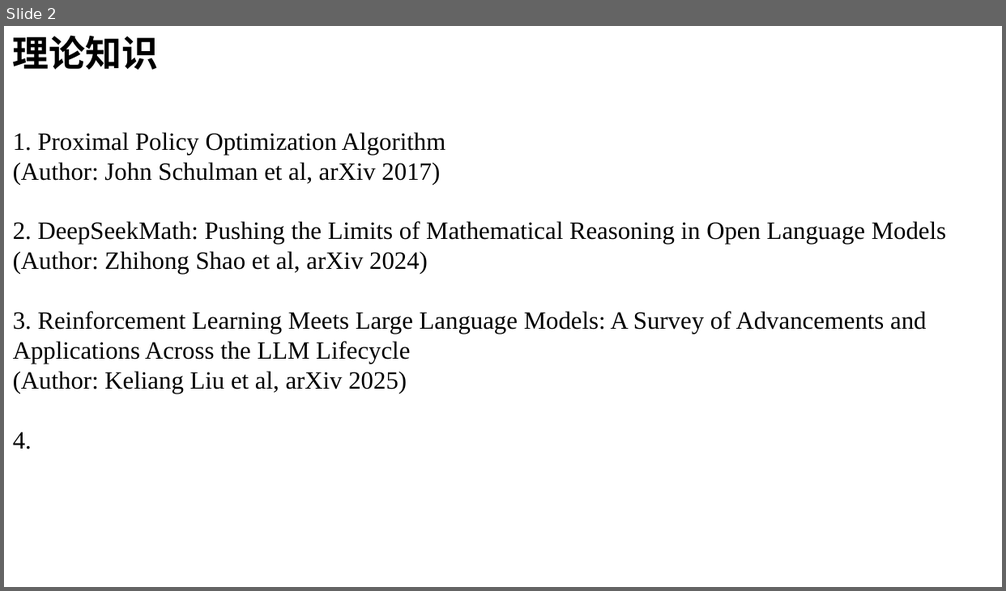
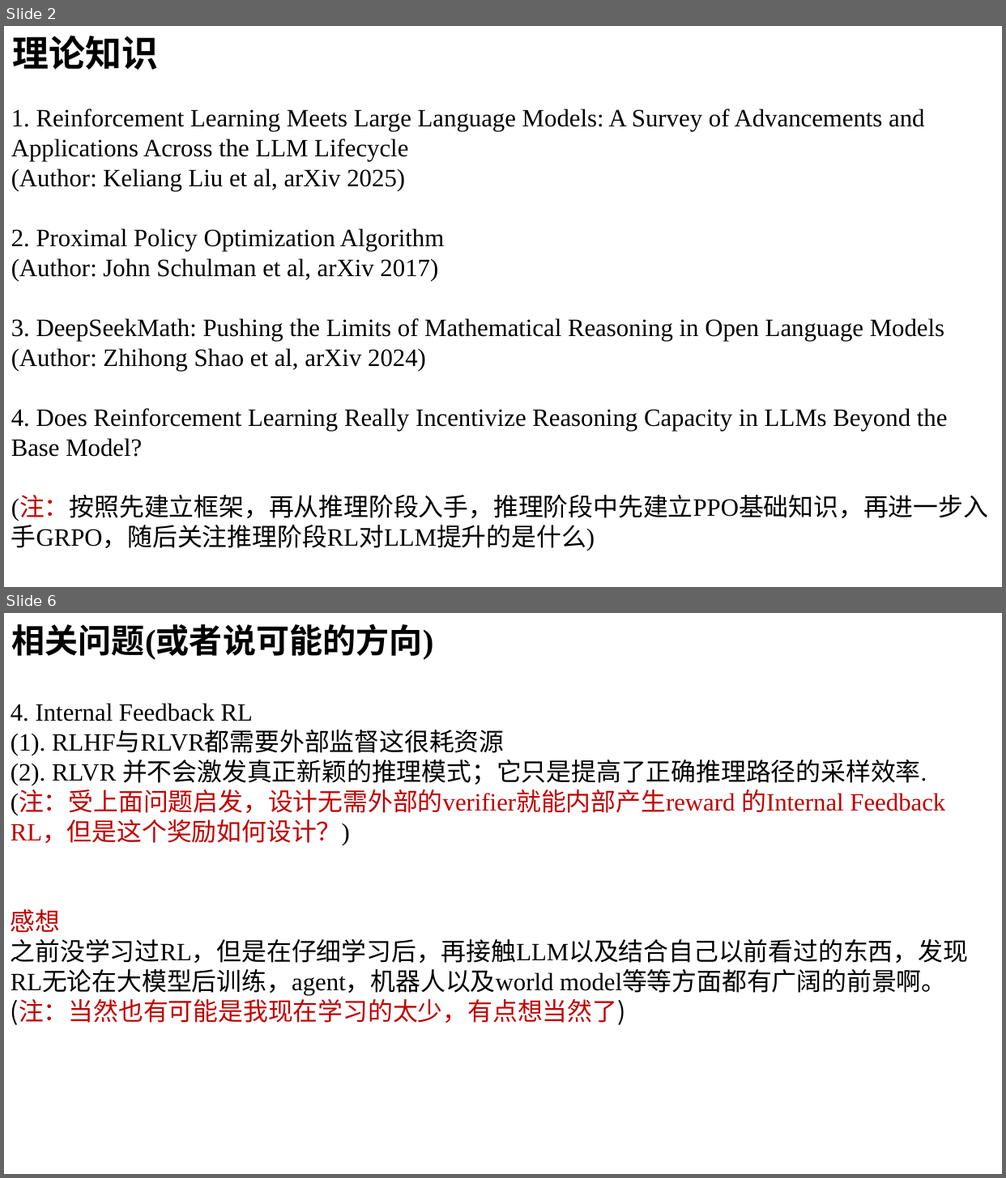
Before and after one commit to Visionary-zhang/Learning, a slide deck: LLM/阶段一.pptx. Shown one above the other, each under a label of ours: slide 2 before the commit, slides 2 and 6 after it; the slides between them are not shown. The pictures are 1006x591 and 1006x1178 pixels, drawn with LibreOffice and Linux fonts; fonts in the diff are those of the drawing. Boxes give left, top, right and bottom in pixels: in the first picture for what was removed or moved away, otherwise in the second. Text is boxed around its words. In the diff, an @@ line names an element or a change of style, - is before the commit and + after.

```diff
--- a/LLM/阶段一.pptx
+++ b/LLM/阶段一.pptx
@@ slide 6 added at [4, 613, 1002, 1174], background #FFFFFF @@
@@ rectangle added at [5, 613, 1001, 666], fill #FFFFFF, outline #FFFFFF 1.5 pt, 32 pt, text #000000, bold @@
+相关问题(或者说可能的方向)
@@ text added at [10, 703, 968, 1025], 24 pt, text #000000 @@
+4. Internal Feedback RL
+(1). RLHF与RLVR都需要外部监督这很耗资源
+(2). RLVR 并不会激发真正新颖的推理模式；它只是提高了正确推理路径的采样效率.
+(注：受上面问题启发，设计无需外部的verifier就能内部产生reward 的Internal Feedback RL，但是这个奖励如何设计？)
+感想
+之前没学习过RL，但是在仔细学习后，再接触LLM以及结合自己以前看过的东西，发现RL无论在大模型后训练，agent，机器人以及world model等等方面都有广阔的前景啊。
+(注：当然也有可能是我现在学习的太少，有点想当然了)
@@ slide 2 changed as well @@
@@ text "1. Reinforcement Learning Meets Large ...": place and size @@
-text "1. Reinforcement Learning Meets Large ..." at [13, 132, 946, 450]
+text "1. Reinforcement Learning Meets Large ..." at [11, 109, 988, 551]
@@ text at [11, 109, 924, 251]: text changed @@
-1. Proximal Policy Optimization Algorithm
+1. Reinforcement Learning Meets Large Language Models: A Survey of Advancements and Applications Across the LLM Lifecycle
+(Author: Keliang Liu et al, arXiv 2025)
+2. Proximal Policy Optimization Algorithm
@@ text at [11, 318, 944, 341]: text changed @@
-2. DeepSeekMath: Pushing the Limits of Mathematical Reasoning in Open Language Models
+3. DeepSeekMath: Pushing the Limits of Mathematical Reasoning in Open Language Models
@@ text at [11, 408, 988, 551]: text changed @@
-3. Reinforcement Learning Meets Large Language Models: A Survey of Advancements and Applications Across the LLM Lifecycle
-(Author: Keliang Liu et al, arXiv 2025)
-4.
+4. Does Reinforcement Learning Really Incentivize Reasoning Capacity in LLMs Beyond the Base Model?
+(注：按照先建立框架，再从推理阶段入手，推理阶段中先建立PPO基础知识，再进一步入手GRPO，随后关注推理阶段RL对LLM提升的是什么)
```
Also in this commit, not shown: 6 other slides changed, 5 other slides added, 2 slides removed, 3 other files.
